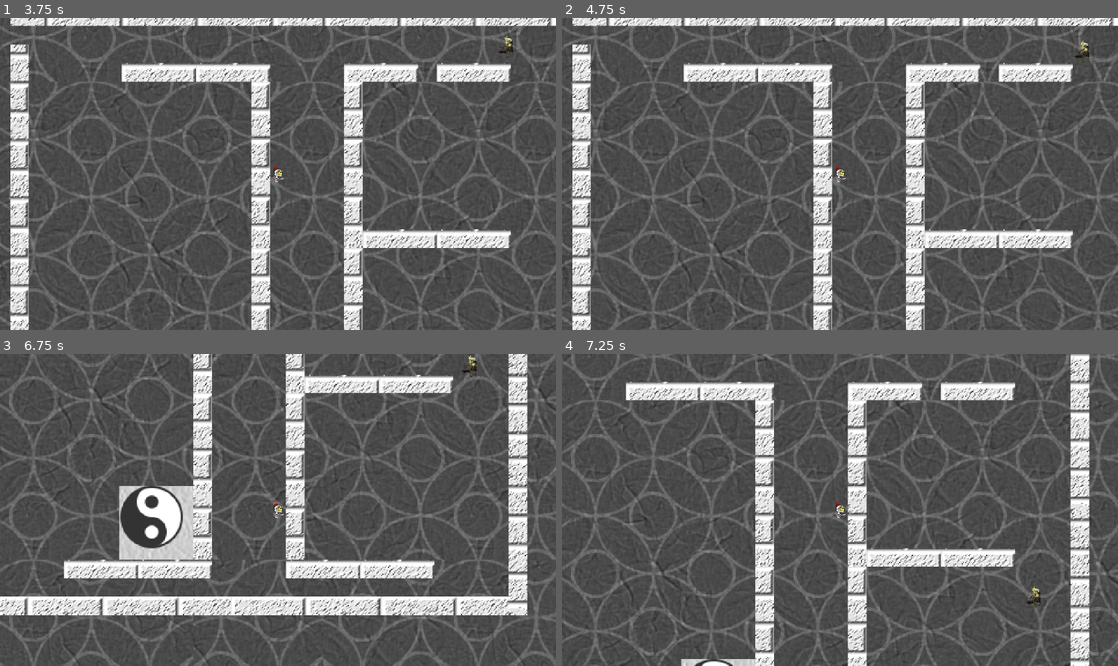
Above: before the commit, frames 1-4 (two rows, left to right).
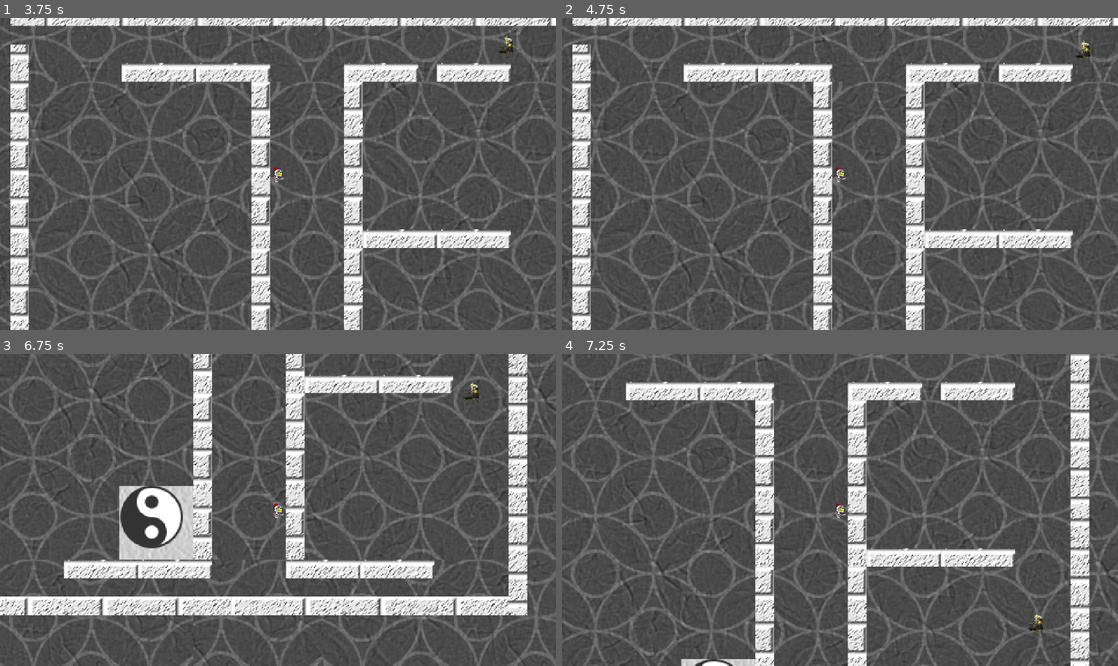
Above: after the commit, the same moments.

Repository: Skull33/JuegoGGJ2026
Game: Godot game, scene res://Javier/PruebaJav2d.tscn
Same seed, same stepped clock (60 frames per second), same inputs: the game is played once before the commit and once after it.
Inputs:
- Up to frame 1 (3.75 s): hold Right (ui_right) 0.53-1.28 s; tap Enter at 1.25 s; hold Down (ui_down) 1.28-2.03 s; hold Right (ui_right) 2.03-2.78 s; tap Space at 2.75 s; hold Up (ui_up) 2.78-3.53 s; hold Left (ui_left) from 3.53 s (still down)
- Up to frame 2 (4.75 s): keep holding Left (ui_left); tap Enter at 4.25 s
- Up to frame 3 (6.75 s): release Left (ui_left) at 5.03 s; hold Down (ui_down) 5.03-5.78 s; hold Right (ui_right) 5.78-6.53 s; tap Space at 6.5 s; hold Up (ui_up) from 6.53 s (still down)
- Up to frame 4 (7.25 s): keep holding Up (ui_up)

Frame 1 is identical in both runs. In frame 2, less than 0.1% of the frame differs, in the area x 92-95%, y 7-15%; in frame 3, 0.1%; in frame 4, 0.2%, in the area x 83-87%, y 74-90%.

Commit message:
Cambio Mapa C

Diff:
--- a/Javier/PruebaJav2d.tscn
+++ b/Javier/PruebaJav2d.tscn
@@ -1609,4 +1609,4 @@
 position = Vector2(186, -110)
 
 [node name="3" type="Marker2D" parent="ListWaypoint"]
-position = Vector2(196, 214)
+position = Vector2(196, 164)
